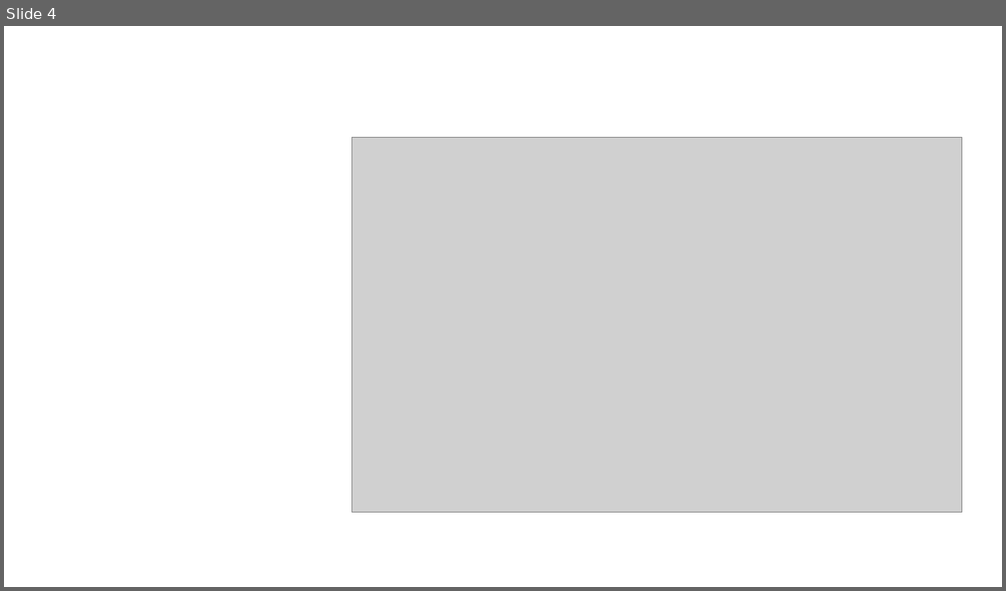
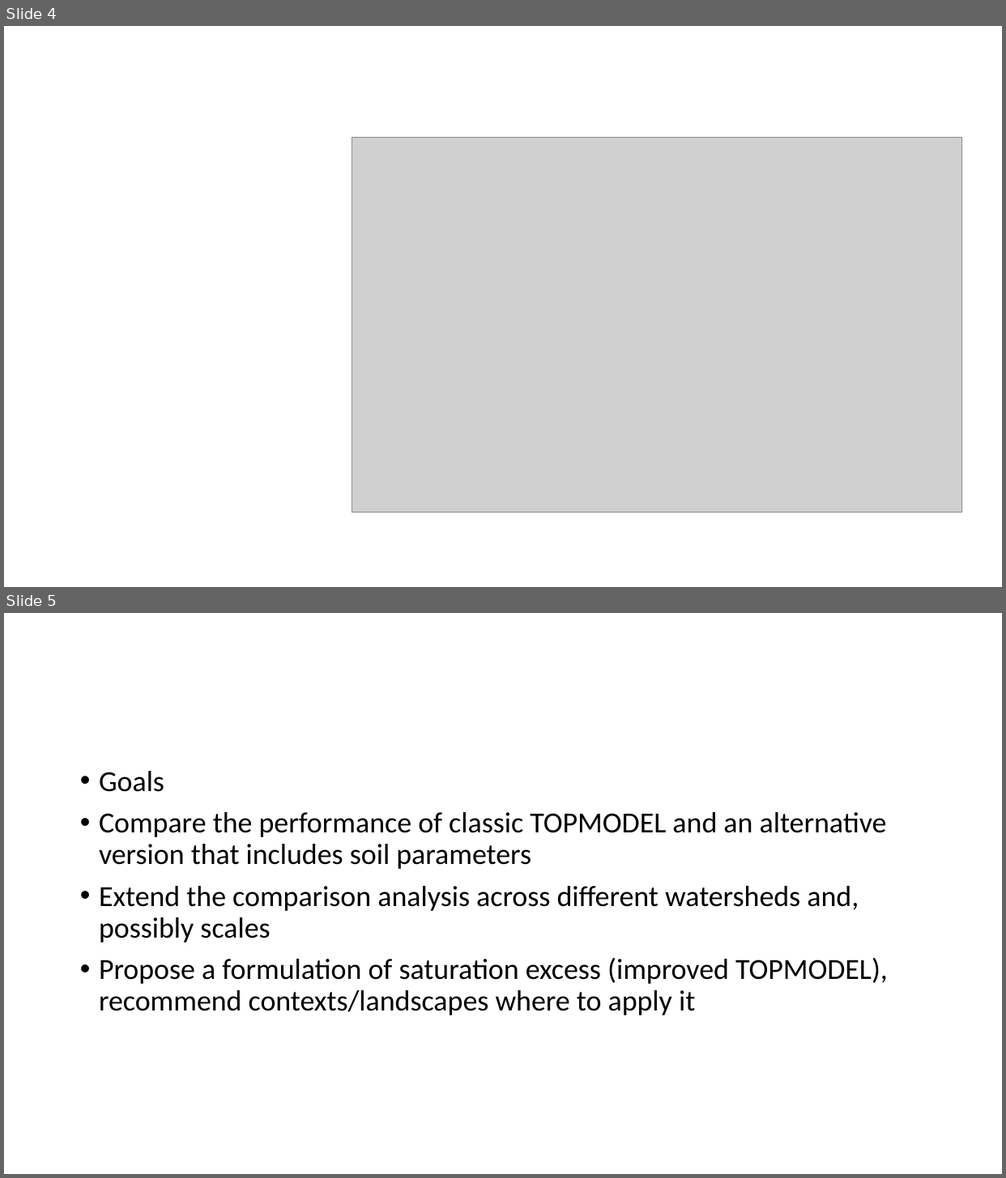
Before and after one commit to brittbarreto/Aquaholics_Anonymous, a slide deck: data/hubbard_brook/hubbard_maps.pptx. Shown one above the other, each under a label of ours: slide 4 before the commit, slides 4 and 5 after it. The pictures are 1006x591 and 1006x1178 pixels, drawn with LibreOffice and Linux fonts; fonts in the diff are those of the drawing; grey boxes stand for pictures. Boxes give left, top, right and bottom in pixels: in the first picture for what was removed or moved away, otherwise in the second. Text is boxed around its words. In the diff, an @@ line names an element or a change of style, - is before the commit and + after.

```diff
--- a/data/hubbard_brook/hubbard_maps.pptx
+++ b/data/hubbard_brook/hubbard_maps.pptx
@@ slide 5 added at [4, 613, 1002, 1174], background #FFFFFF @@
@@ text added at [99, 771, 888, 1016], 28 pt, text #000000 @@
+• Goals
+• Compare the performance of classic TOPMODEL and an alternative version that includes soil parameters
+• Extend the comparison analysis across different watersheds and, possibly scales
+• Propose a formulation of saturation excess (improved TOPMODEL), recommend contexts/landscapes where to apply it
```
Also in this commit, not shown: 1 other slide added, 1 slide removed.
